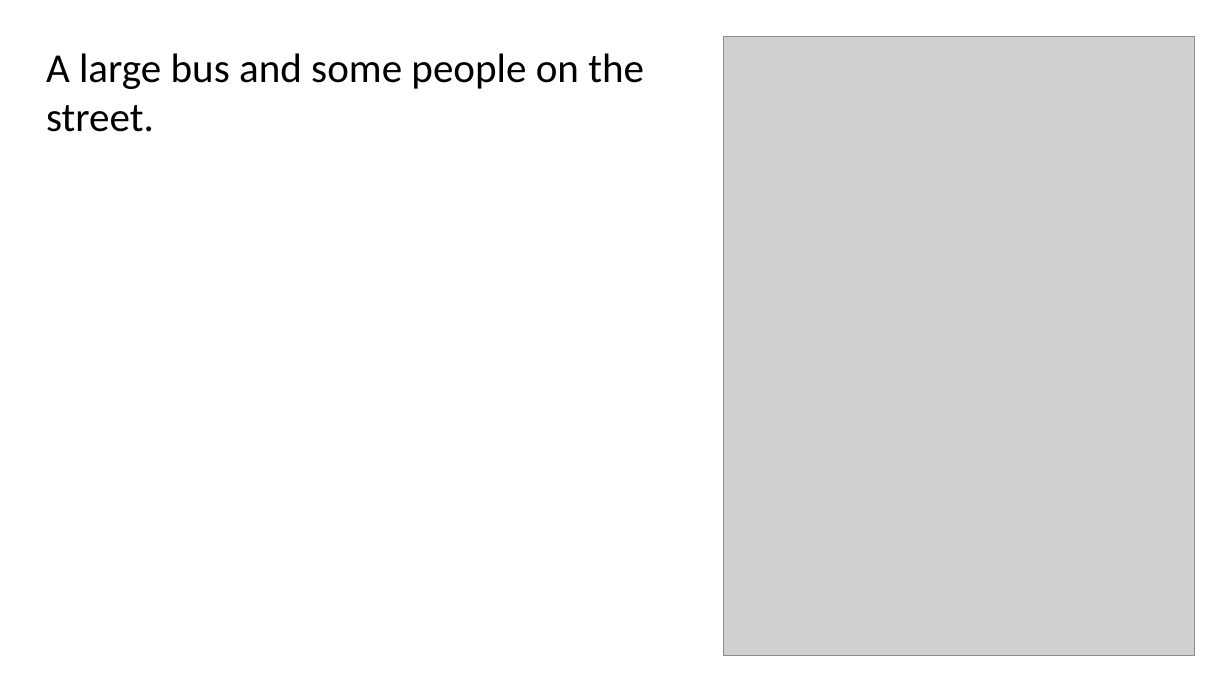
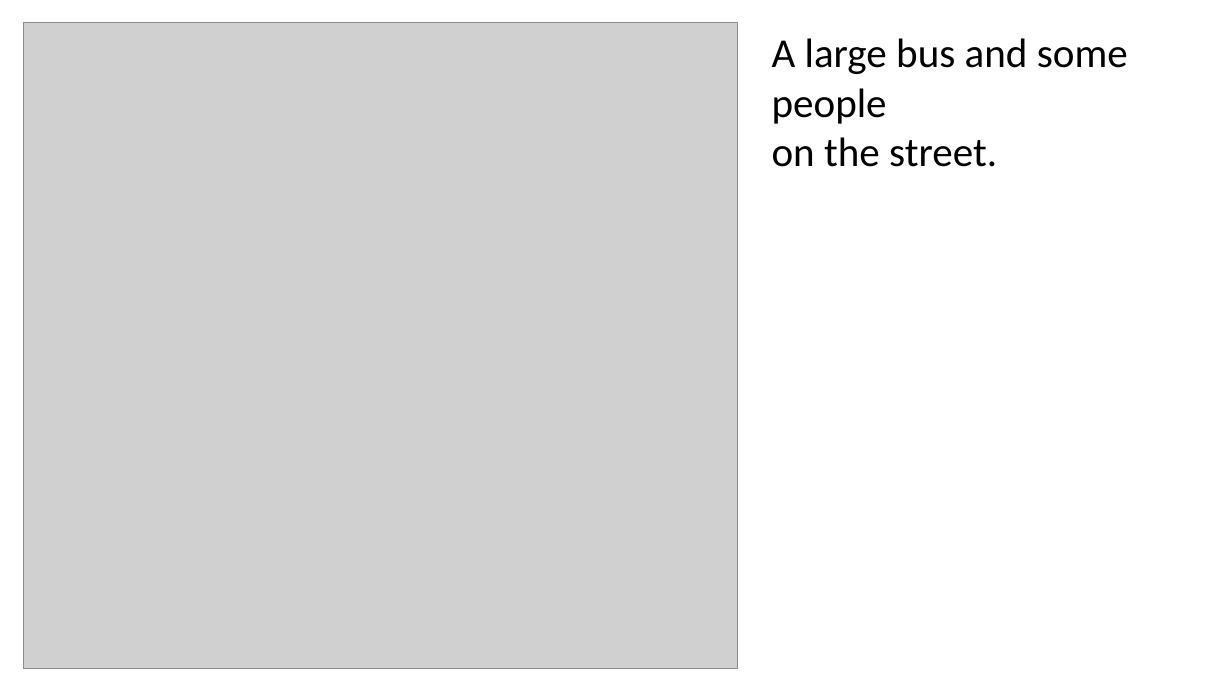
Before and after one commit to kozmojor/Instruction-Slide-Editing, a slide deck: slide 17 of coco_relayout_out.pptx (slide 8 before the commit). Drawn at 1232x693 pixels with LibreOffice and Linux fonts; fonts in the diff are those of the drawing; grey boxes stand for pictures. Boxes give left, top, right and bottom in pixels: in the first picture for what was removed or moved away, otherwise in the second. Text is boxed around its words. In the diff, an @@ line names an element or a change of style, - is before the commit and + after.

```diff
--- a/coco_relayout_out.pptx
+++ b/coco_relayout_out.pptx
@@ picture: place and size @@
-picture at [724,37,1195,656]
+picture at [23,22,738,669]
@@ text at [772,38,1128,167]: text changed @@
-A large bus and some people on the street.
+A large bus and some people
+on the street.
```
Also in this commit, not shown: 19 other slides changed, 8 other files.
